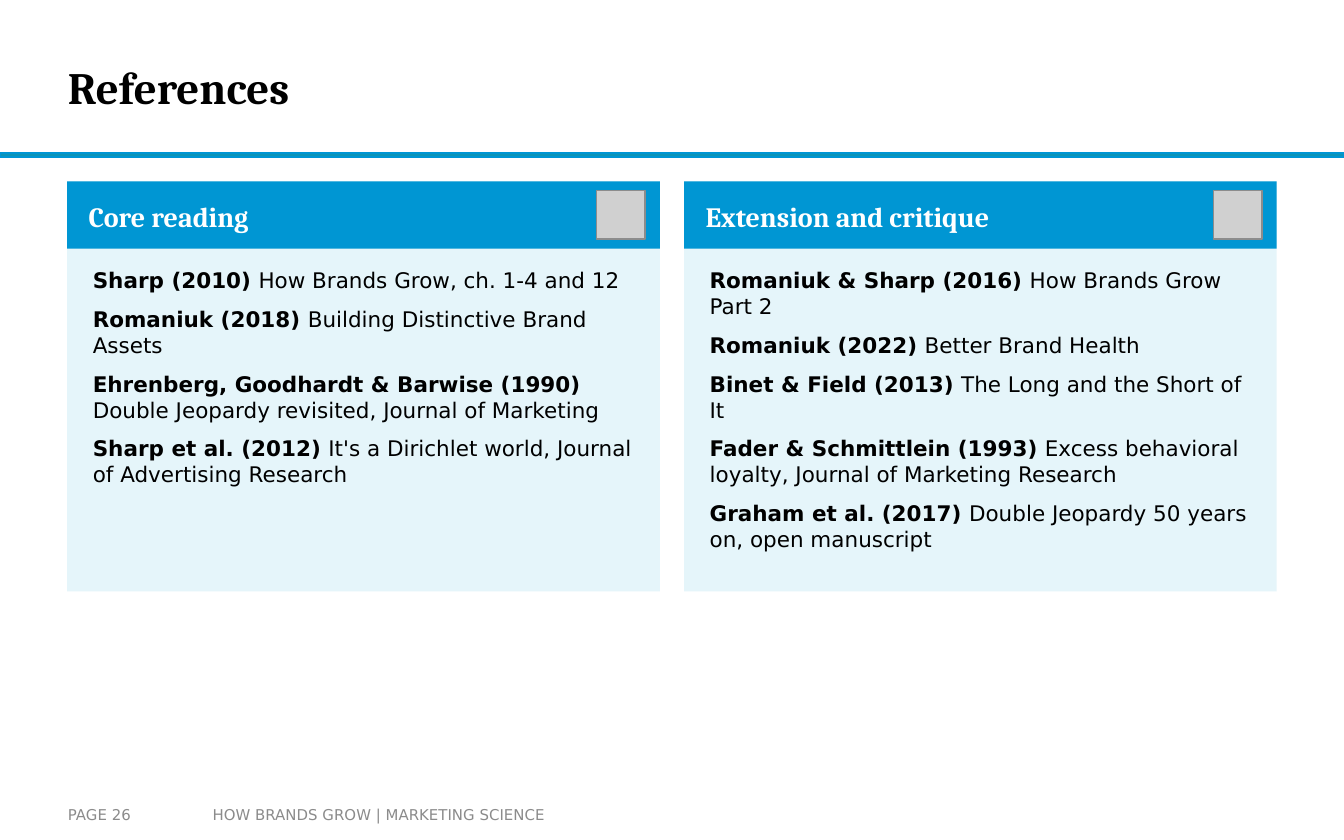
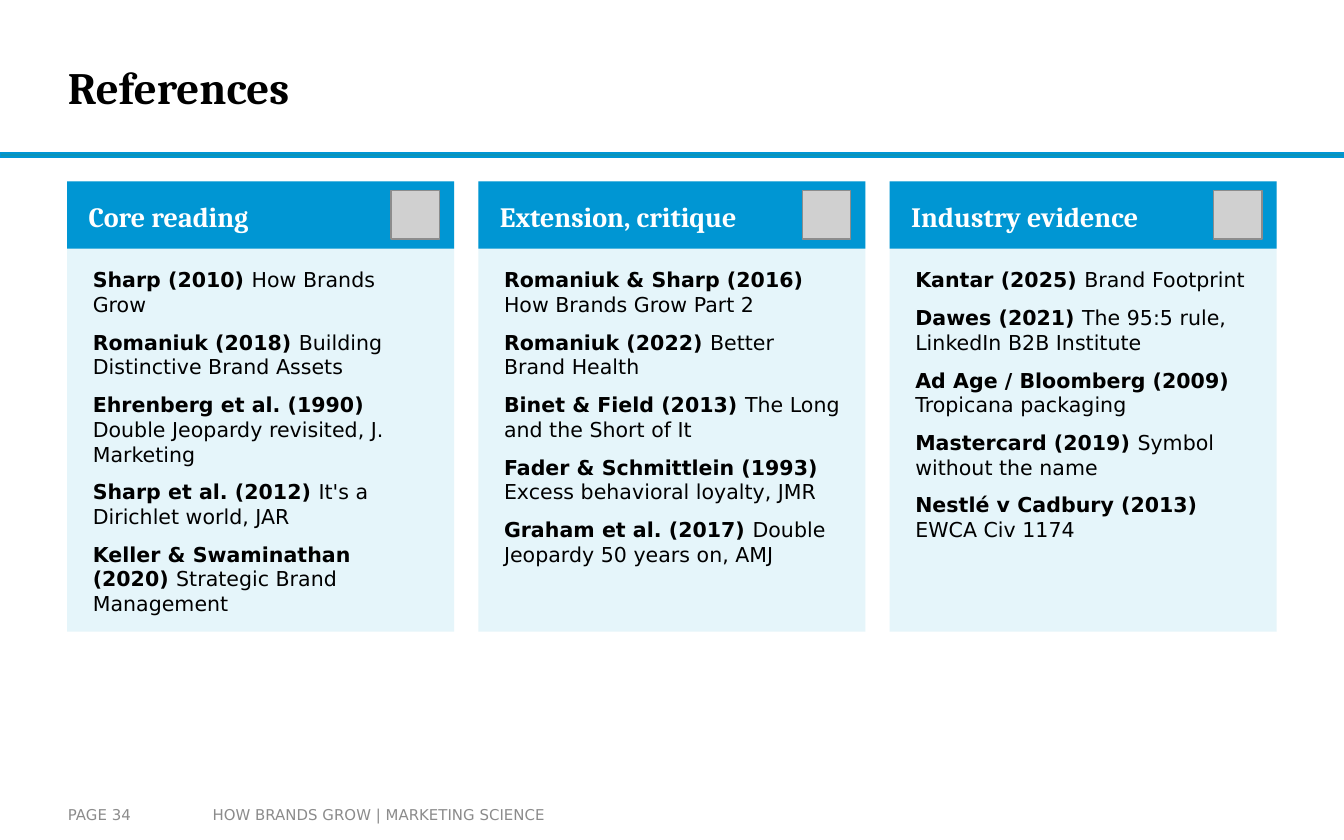
Before and after one commit to arnefloh-wu/international-marketing-analytics-teaching, a slide deck: slide 34 of slides/how-brands-grow_double-jeopardy-and-distinctiveness_WT26-27.pptx (slide 26 before the commit). Drawn at 1344x840 pixels with LibreOffice and Linux fonts; fonts in the diff are those of the drawing; grey boxes stand for pictures; background and template pictures are left out. Boxes give left, top, right and bottom in pixels: in the first picture for what was removed or moved away, otherwise in the second. Text is boxed around its words. In the diff, an @@ line names an element or a change of style, - is before the commit and + after.

```diff
--- a/slides/how-brands-grow_double-jeopardy-and-distinctiveness_WT26-27.pptx
+++ b/slides/how-brands-grow_double-jeopardy-and-distinctiveness_WT26-27.pptx
@@ rectangle resized from (x1=67, y1=181, x2=660, y2=249) to (x1=67, y1=181, x2=454, y2=249) @@
@@ rectangle resized from (x1=67, y1=181, x2=660, y2=591) to (x1=67, y1=181, x2=454, y2=632) @@
@@ picture moved from (x1=597, y1=191, x2=645, y2=239) to (x1=391, y1=191, x2=439, y2=239) @@
@@ rectangle added at (x1=478, y1=181, x2=866, y2=632), fill #E5F5FA @@
@@ rectangle added at (x1=478, y1=181, x2=866, y2=249), fill #0096D3 @@
@@ text at (x1=500, y1=207, x2=737, y2=233): text changed @@
-Extension and critique
+Extension, critique
@@ picture added at (x1=802, y1=191, x2=851, y2=239) @@
@@ rectangle resized from (x1=684, y1=181, x2=1277, y2=249) to (x1=890, y1=181, x2=1277, y2=249) @@
@@ rectangle resized from (x1=684, y1=181, x2=1277, y2=591) to (x1=890, y1=181, x2=1277, y2=632) @@
@@ text added at (x1=911, y1=207, x2=1138, y2=233), 15 pt, text #FFFFFF, bold @@
+Industry evidence
@@ text "Romaniuk & Sharp (2016) How ..." moved from (x1=710, y1=271, x2=1246, y2=552) to (x1=504, y1=271, x2=840, y2=567) @@
@@ text at (x1=93, y1=271, x2=375, y2=313): text changed; size 11.5 to 11 pt @@
-Sharp (2010) How Brands Grow, ch. 1-4 and 12
+Sharp (2010) How Brands Grow
@@ text at (x1=504, y1=271, x2=840, y2=438): size 11.5 to 11 pt in "Romaniuk & Sharp (2016) How Brands Grow ...", "Romaniuk (2022) Better Brand Health", "Binet & Field (2013) The Long and ..." @@
@@ text added at (x1=915, y1=271, x2=1245, y2=538), 11 pt, text #000000 @@
+Kantar (2025) Brand Footprint
+Dawes (2021) The 95:5 rule, LinkedIn B2B Institute
+Ad Age / Bloomberg (2009) Tropicana packaging
+Mastercard (2019) Symbol without the name
+Nestlé v Cadbury (2013) EWCA Civ 1174
@@ text at (x1=93, y1=334, x2=382, y2=375): size 11.5 to 11 pt in "Romaniuk (2018) Building Distinctive Brand Assets" @@
@@ text at (x1=93, y1=396, x2=384, y2=616): text changed; size 11.5 to 11 pt @@
-Ehrenberg, Goodhardt & Barwise (1990) Double Jeopardy revisited, Journal of Marketing
-Sharp et al. (2012) It's a Dirichlet world, Journal of Advertising Research
+Ehrenberg et al. (1990) Double Jeopardy revisited, J. Marketing
+Sharp et al. (2012) It's a Dirichlet world, JAR
+Keller & Swaminathan (2020) Strategic Brand Management
@@ text at (x1=504, y1=459, x2=826, y2=567): text changed; size 11.5 to 11 pt @@
-Fader & Schmittlein (1993) Excess behavioral loyalty, Journal of Marketing Research
-Graham et al. (2017) Double Jeopardy 50 years on, open manuscript
+Fader & Schmittlein (1993) Excess behavioral loyalty, JMR
+Graham et al. (2017) Double Jeopardy 50 years on, AMJ
@@ page number at (x1=68, y1=809, x2=131, y2=820): text changed @@
-PAGE 26
+PAGE 34
```
Also in this commit, not shown: 11 other slides changed, 9 slides added, 1 slide removed, 2 other files.
